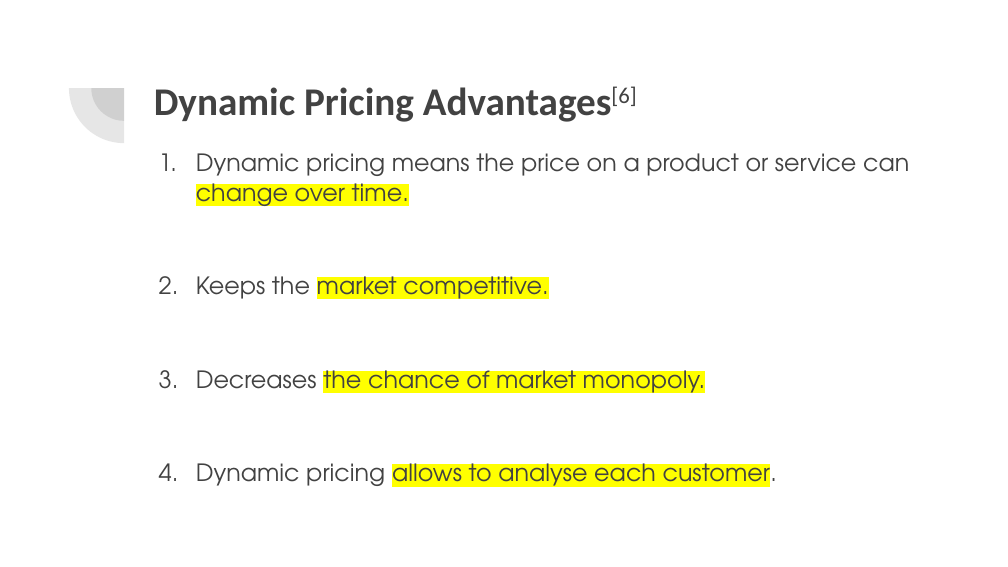
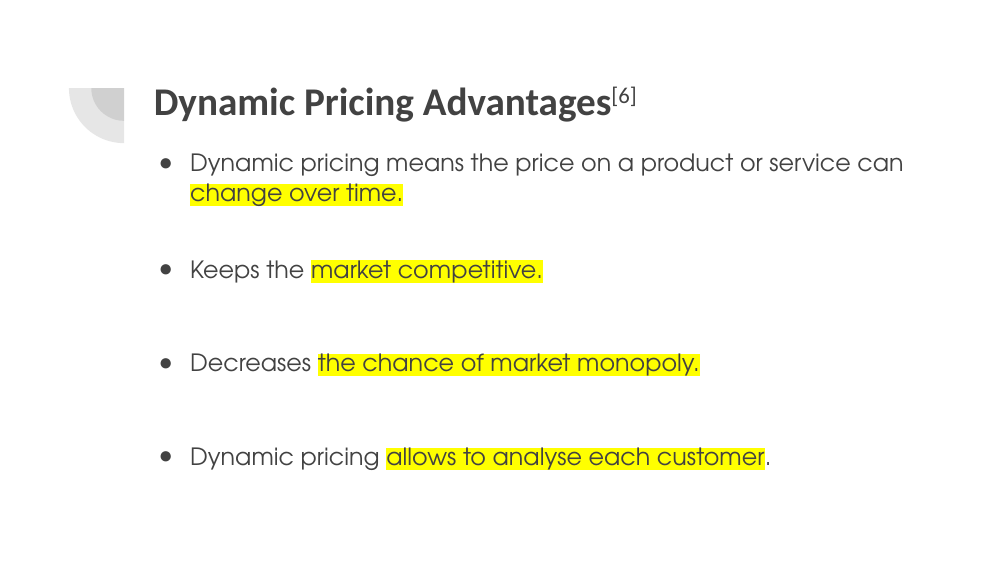
Before and after one commit to debopriyodjghosh/EV-dynamic-pricing, a slide deck: slide 7 of Dynamic Pricing for EV Charging Station.pptx. Drawn at 1008x567 pixels with LibreOffice and Linux fonts; fonts in the diff are those of the drawing. Boxes give left, top, right and bottom in pixels: in the first picture for what was removed or moved away, otherwise in the second. Text is boxed around its words. In the diff, an @@ line names an element or a change of style, - is before the commit and + after.

```diff
--- a/Dynamic Pricing for EV Charging Station.pptx
+++ b/Dynamic Pricing for EV Charging Station.pptx
@@ text "Dynamic pricing means the price ..." at <box>190,153,903,476</box>: bullet 1. to ● @@
```
Also in this commit, not shown: 8 other files.
